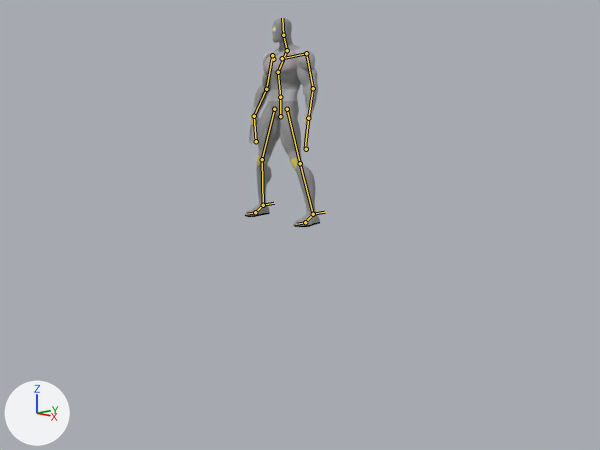
Before and after pictures for a commit that changed the Blender file Badass_Upgrade/DESIGN/GrupoB/Enemy_04 Millorat/enemy4_v2.blend.
The view is the same before and after, from the file's camera 'Camera'. Arrows for +X, +Y and +Z are at lower left; the lights stay in place. Both versions are drawn at frame 38 of the action 'ArmatureAction'; the numbers are the values there. The bones that bend it are drawn over the model as lines.
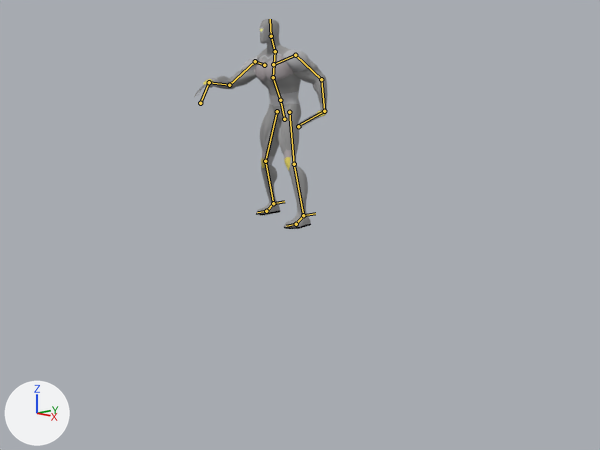
Changed parts and their boxes (x1, y1, x2, y2) in the pictures (600 x 450 px):
'Plane.003', posed (78% wider)
    before: (245, 18, 320, 227)
    after: (194, 19, 328, 229)
bone 'leg_IK.L', root to tip
    before: (313, 214) to (324, 212)
    after: (303, 215) to (315, 213)
bone 'leg_IK.R', root to tip
    before: (263, 205) to (274, 203)
    after: (273, 203) to (284, 201)
bone 'spine.02', root to tip
    before: (278, 72) to (287, 50)
    after: (273, 77) to (275, 51)
bone 'shoulder.L', root to tip
    before: (282, 58) to (306, 53)
    after: (273, 64) to (295, 55)
bone 'hand.L', root to tip
    before: (308, 118) to (305, 148)
    after: (324, 111) to (298, 125)
bone 'shoulder.R', root to tip
    before: (273, 59) to (272, 55)
    after: (264, 65) to (255, 61)
bone 'hand.R', root to tip
    before: (254, 116) to (256, 141)
    after: (209, 82) to (200, 103)

Diff of the bpy script that builds the scene:
```diff
--- a/Badass_Upgrade/DESIGN/GrupoB/Enemy_04 Millorat/enemy4_v2.blend.py
+++ b/Badass_Upgrade/DESIGN/GrupoB/Enemy_04 Millorat/enemy4_v2.blend.py
@@ bone_arm_ik_l @@
 bone_arm_ik_l = bpy.data.objects['Armature'].pose.bones['arm_IK.L']  # child of 'root'
-bone_arm_ik_l.location = (0.0, 0.0, 0.0)
+bone_arm_ik_l.location = (0.0, 0.66, 0.15)
@@ bone_arm_ik_r @@
 bone_arm_ik_r = bpy.data.objects['Armature'].pose.bones['arm_IK.R']  # child of 'root'
-bone_arm_ik_r.location = (0.0, 0.0, 0.0)
+bone_arm_ik_r.location = (0.17, -2.11, 2.17)
@@ bone_arm_elbow_ik_l @@
 bone_arm_elbow_ik_l = bpy.data.objects['Armature'].pose.bones['arm_elbow_IK.L']  # child of 'root'
-bone_arm_elbow_ik_l.location = (0.0, 0.0, 0.0)
+bone_arm_elbow_ik_l.location = (0.45, -0.02, -0.73)
@@ bone_arm_elbow_ik_r @@
 bone_arm_elbow_ik_r = bpy.data.objects['Armature'].pose.bones['arm_elbow_IK.R']  # child of 'root'
-bone_arm_elbow_ik_r.location = (0.0, 0.0, 0.0)
+bone_arm_elbow_ik_r.location = (-1.64, -0.06, -2.87)
@@ bone_leg_knee_ik_l @@
 bone_leg_knee_ik_l = bpy.data.objects['Armature'].pose.bones['leg_knee_IK.L']  # child of 'root'
-bone_leg_knee_ik_l.location = (0.0, 0.0, 0.0)
+bone_leg_knee_ik_l.location = (0.85, 0.0, 0.0)
@@ bone_leg_ik_l @@
 bone_leg_ik_l = bpy.data.objects['Armature'].pose.bones['leg_IK.L']  # child of 'root'
-bone_leg_ik_l.location = (0.0, 0.0, 0.0)
+bone_leg_ik_l.location = (0.0, -0.52, 0.0)
@@ bone_leg_ik_r @@
 bone_leg_ik_r = bpy.data.objects['Armature'].pose.bones['leg_IK.R']  # child of 'root'
-bone_leg_ik_r.location = (0.0, 0.0, 0.0)
+bone_leg_ik_r.location = (0.0, 0.62, 0.0)
@@ bone_hips_root @@
 bone_hips_root = bpy.data.objects['Armature'].pose.bones['hips_root']  # child of 'root'
-bone_hips_root.location = (0.0, 0.0, 0.0)
-bone_hips_root.rotation_quaternion = (1.0, 0.0, 0.0, 0.0)  # degrees (0, 0, 0)
+bone_hips_root.location = (0.0, 0.13, 0.0)
+bone_hips_root.rotation_quaternion = (0.984, -0.138, 0.0, 0.002)  # degrees (-16, 0, 0)
@@ bone_spine_02 @@
 bone_spine_02 = bpy.data.objects['Armature'].pose.bones['spine.02']  # child of 'spine.01'
-bone_spine_02.rotation_quaternion = (1.0, 0.0, 0.0, 0.0)  # degrees (0, 0, 0)
+bone_spine_02.rotation_quaternion = (0.996, 0.069, 0.0, 0.0)  # degrees (8, 0, 0)
@@ bone_shoulder_l @@
 bone_shoulder_l = bpy.data.objects['Armature'].pose.bones['shoulder.L']  # child of 'spine.02'
-bone_shoulder_l.rotation_quaternion = (1.0, 0.0, 0.0, 0.0)  # degrees (0, 0, 0)
+bone_shoulder_l.rotation_quaternion = (0.997, -0.019, 0.005, -0.053)  # degrees (-2, 0, -6)
@@ bone_hand_l @@
 bone_hand_l = bpy.data.objects['Armature'].pose.bones['hand.L']  # child of 'arm_lower.L'
-bone_hand_l.rotation_quaternion = (1.0, 0.0, 0.0, 0.0)  # degrees (0, 0, 0)
+bone_hand_l.rotation_quaternion = (0.83, 0.272, -0.236, -0.346)  # degrees (42, -13, -50)
@@ bone_shoulder_r @@
 bone_shoulder_r = bpy.data.objects['Armature'].pose.bones['shoulder.R']  # child of 'spine.02'
-bone_shoulder_r.rotation_quaternion = (1.0, 0.0, 0.0, 0.0)  # degrees (0, 0, 0)
+bone_shoulder_r.rotation_quaternion = (0.981, -0.063, -0.016, 0.175)  # degrees (-7, 0, 20)
@@ bone_hand_r @@
 bone_hand_r = bpy.data.objects['Armature'].pose.bones['hand.R']  # child of 'arm_lower.R'
-bone_hand_r.rotation_quaternion = (1.0, 0.0, 0.0, 0.0)  # degrees (0, 0, 0)
+bone_hand_r.rotation_quaternion = (0.889, 0.392, -0.026, 0.255)  # degrees (44, -14, 26)
```
